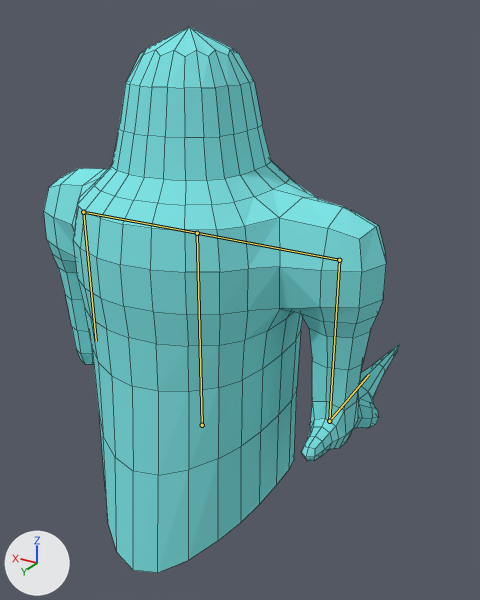
The Blender file Assets/Models/Units/Knight.blend, before and after one commit.
The view is the same before and after, from a camera (50 mm lens) standing at (-3.32, 5.24, 2.7) and looking at (0.1, -0.45, -0.15). Lighting does not change. The marker at lower left points along +X, +Y and +Z. Both versions are drawn at frame 30 of the action 'KnightAttack'; the numbers are the values there. The bones that bend it are drawn over the model as lines. Mesh edges are drawn as thin lines.
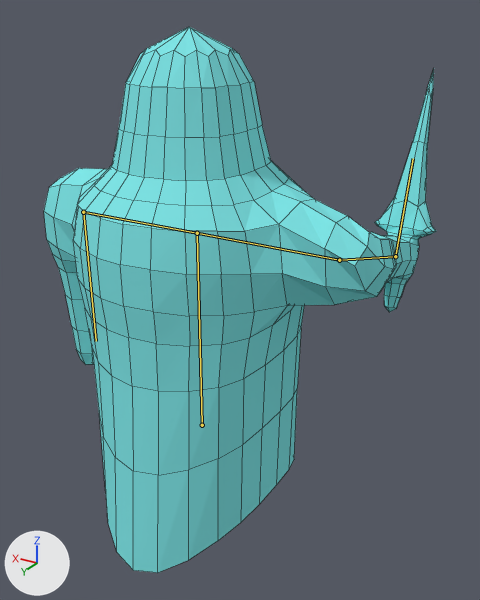
Where the change shows, as pixel boxes (x1, y1, x2, y2) in the pictures (480 x 600 px):
'Cube', posed (10% wider)
    before: (44, 27, 400, 573)
    after: (44, 27, 436, 573)
bone 'Bone.004', root to tip
    before: (339, 260) to (329, 421)
    after: (339, 260) to (395, 256)

The change in detail:
Bone 'Bone.004' (bone_bone_004) turns from (0, 0, 0) to (-74, 0, 0) degrees about its own x, y and z.
